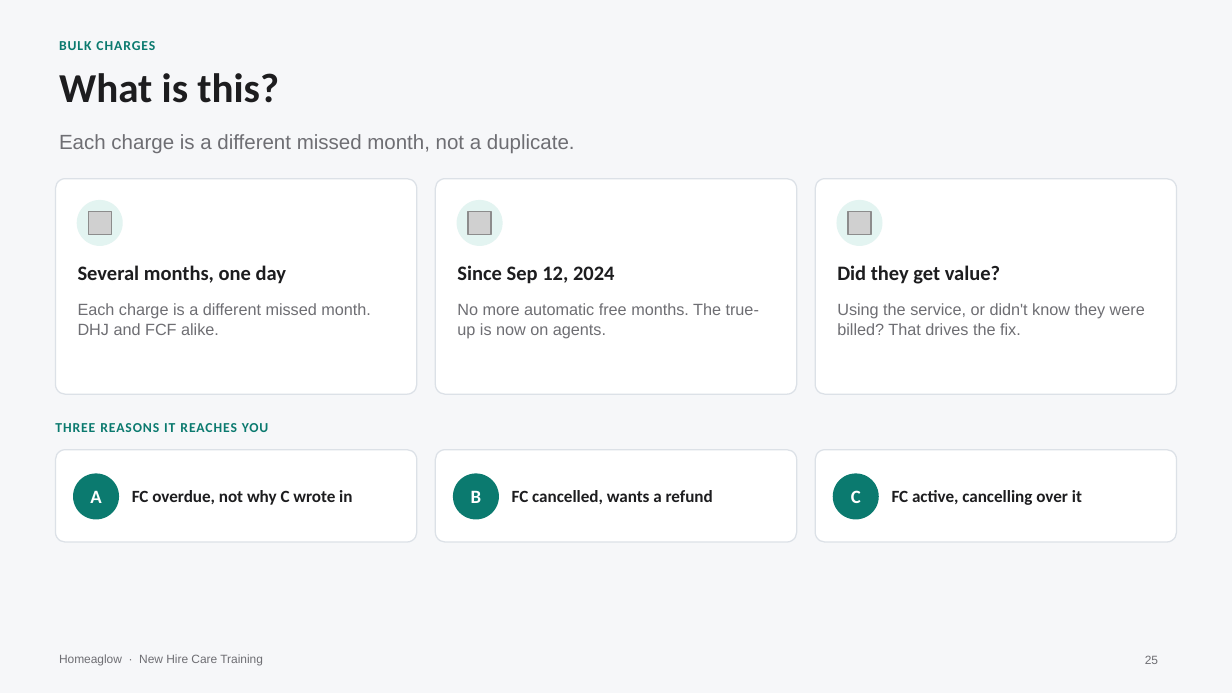
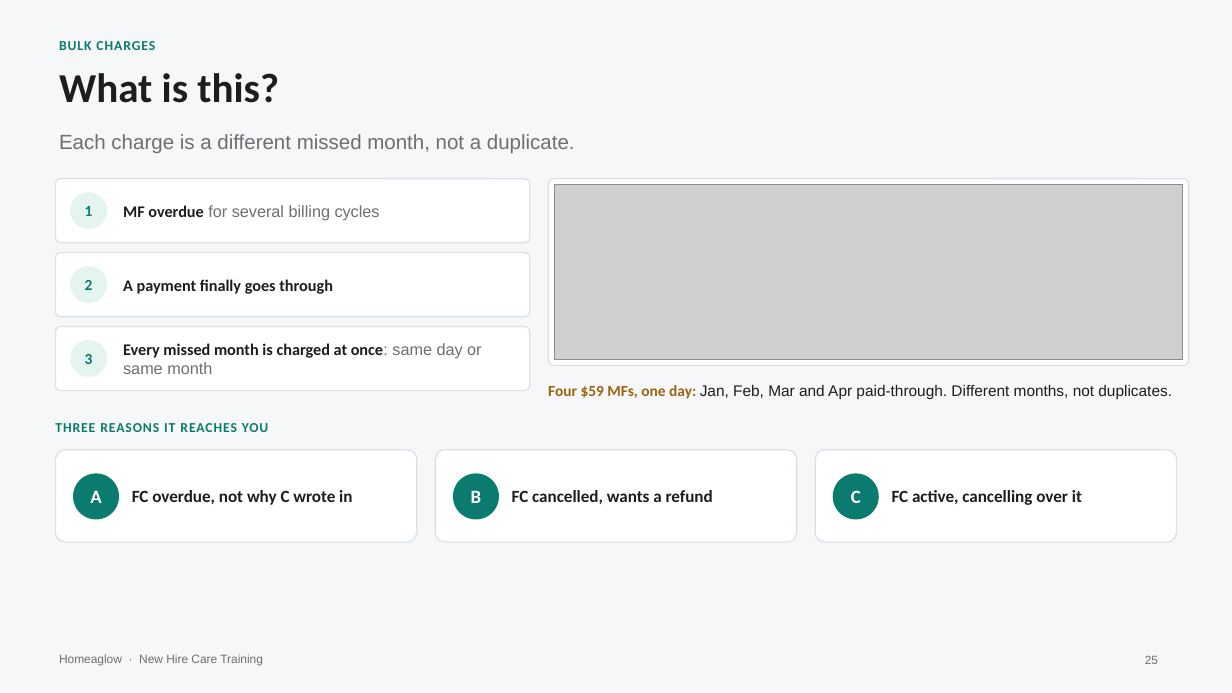
Before and after one commit to anjulimichelle/training, a slide deck: slide 25 of refunds-abuse-duplicates-bulk/refunds-abuse-duplicates-bulk.pptx. Drawn at 1232x693 pixels with LibreOffice and Linux fonts; fonts in the diff are those of the drawing; grey boxes stand for pictures. Boxes give left, top, right and bottom in pixels: in the first picture for what was removed or moved away, otherwise in the second. Text is boxed around its words. In the diff, an @@ line names an element or a change of style, - is before the commit and + after.

```diff
--- a/refunds-abuse-duplicates-bulk/refunds-abuse-duplicates-bulk.pptx
+++ b/refunds-abuse-duplicates-bulk/refunds-abuse-duplicates-bulk.pptx
@@ rounded rectangle added at (x1=55, y1=179, x2=530, y2=243), fill #FFFFFF, outline #DCE1E7 0.75 pt @@
@@ rounded rectangle removed at (x1=435, y1=179, x2=796, y2=394) @@
@@ rounded rectangle at (x1=548, y1=179, x2=1189, y2=366): proportions changed @@
@@ rounded rectangle resized from (x1=816, y1=179, x2=1177, y2=394) to (x1=548, y1=179, x2=1189, y2=366) @@
@@ rounded rectangle added at (x1=70, y1=192, x2=107, y2=229), fill #E3F4F1, 9 pt, text #0B7A6F, bold @@
+1
@@ ellipse removed at (x1=78, y1=201, x2=122, y2=245) @@
@@ text added at (x1=123, y1=205, x2=380, y2=220), 9.5 pt, text #6E6E73 @@
+MF overdue for several billing cycles
@@ ellipse removed at (x1=457, y1=201, x2=501, y2=245) @@
@@ picture added at (x1=554, y1=185, x2=1183, y2=360) @@
@@ ellipse removed at (x1=838, y1=201, x2=882, y2=245) @@
@@ picture removed at (x1=89, y1=212, x2=112, y2=235) @@
@@ picture removed at (x1=468, y1=212, x2=492, y2=235) @@
@@ picture removed at (x1=848, y1=212, x2=871, y2=235) @@
@@ rounded rectangle resized from (x1=55, y1=179, x2=416, y2=394) to (x1=55, y1=253, x2=530, y2=317) @@
@@ rounded rectangle at (x1=55, y1=253, x2=530, y2=317): proportions changed @@
@@ rounded rectangle added at (x1=70, y1=266, x2=107, y2=303), fill #E3F4F1, 9 pt, text #0B7A6F, bold @@
+2
@@ text removed at (x1=78, y1=265, x2=286, y2=284) @@
-Several months, one day
@@ text removed at (x1=457, y1=265, x2=615, y2=284) @@
-Since Sep 12, 2024
@@ text removed at (x1=837, y1=265, x2=1000, y2=284) @@
-Did they get value?
@@ text added at (x1=123, y1=279, x2=333, y2=294), 9.5 pt, text #1D1D1F, bold @@
+A payment finally goes through
@@ rounded rectangle added at (x1=55, y1=326, x2=530, y2=391), fill #FFFFFF, outline #DCE1E7 0.75 pt @@
@@ text removed at (x1=78, y1=303, x2=371, y2=335) @@
-Each charge is a different missed month. DHJ and FCF alike.
@@ text removed at (x1=457, y1=303, x2=759, y2=338) @@
-No more automatic free months. The true-up is now on agents.
@@ text removed at (x1=837, y1=303, x2=1145, y2=335) @@
-Using the service, or didn't know they were billed? That drives the fix.
@@ rounded rectangle added at (x1=70, y1=340, x2=107, y2=377), fill #E3F4F1, 9 pt, text #0B7A6F, bold @@
+3
@@ text added at (x1=123, y1=343, x2=481, y2=374), 9.5 pt, text #1D1D1F, bold @@
+Every missed month is charged at once: same day or same month
@@ text added at (x1=548, y1=384, x2=1172, y2=399), 9 pt, text #1D1D1F @@
+Four $59 MFs, one day: Jan, Feb, Mar and Apr paid-through. Different months, not duplicates.
```
Also in this commit, not shown: 2 other slides changed, 2 other files.
